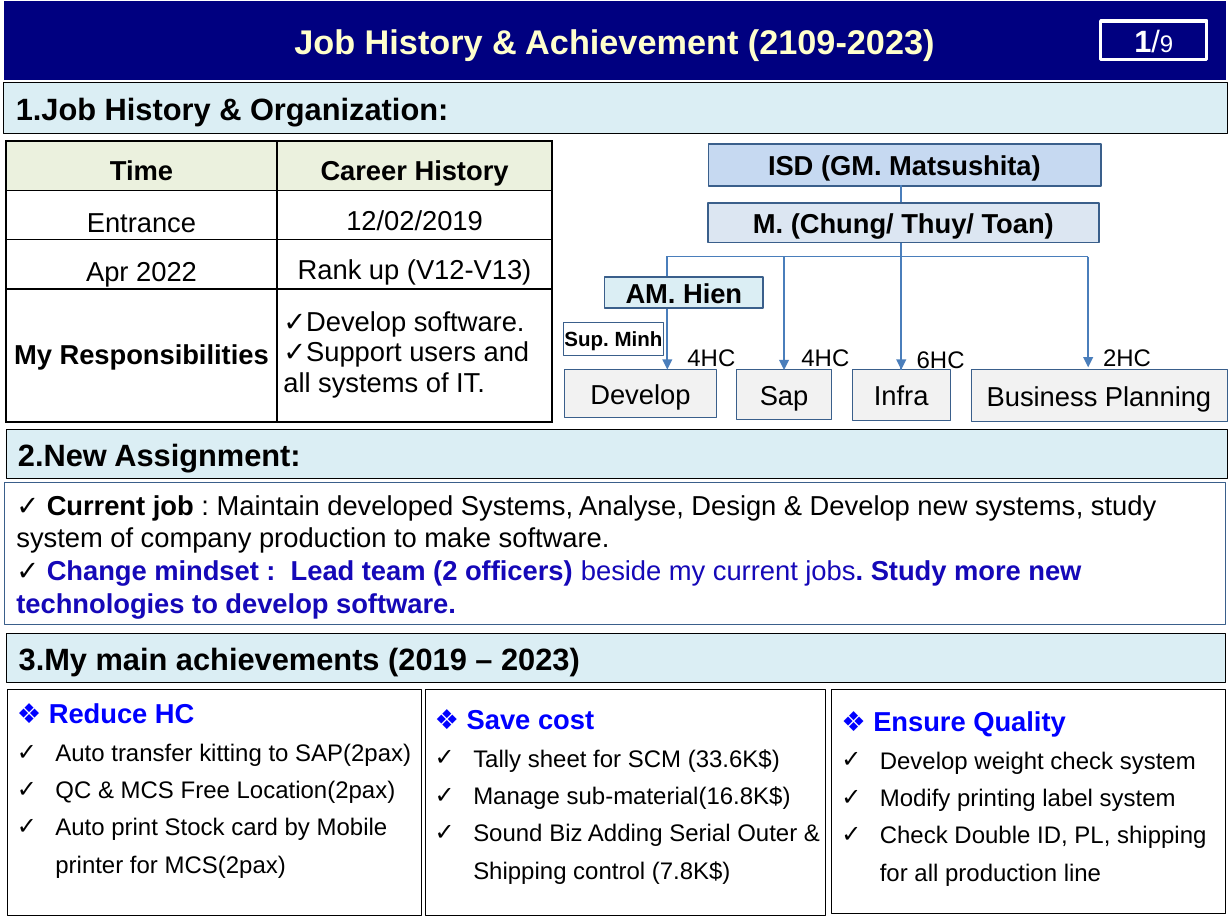
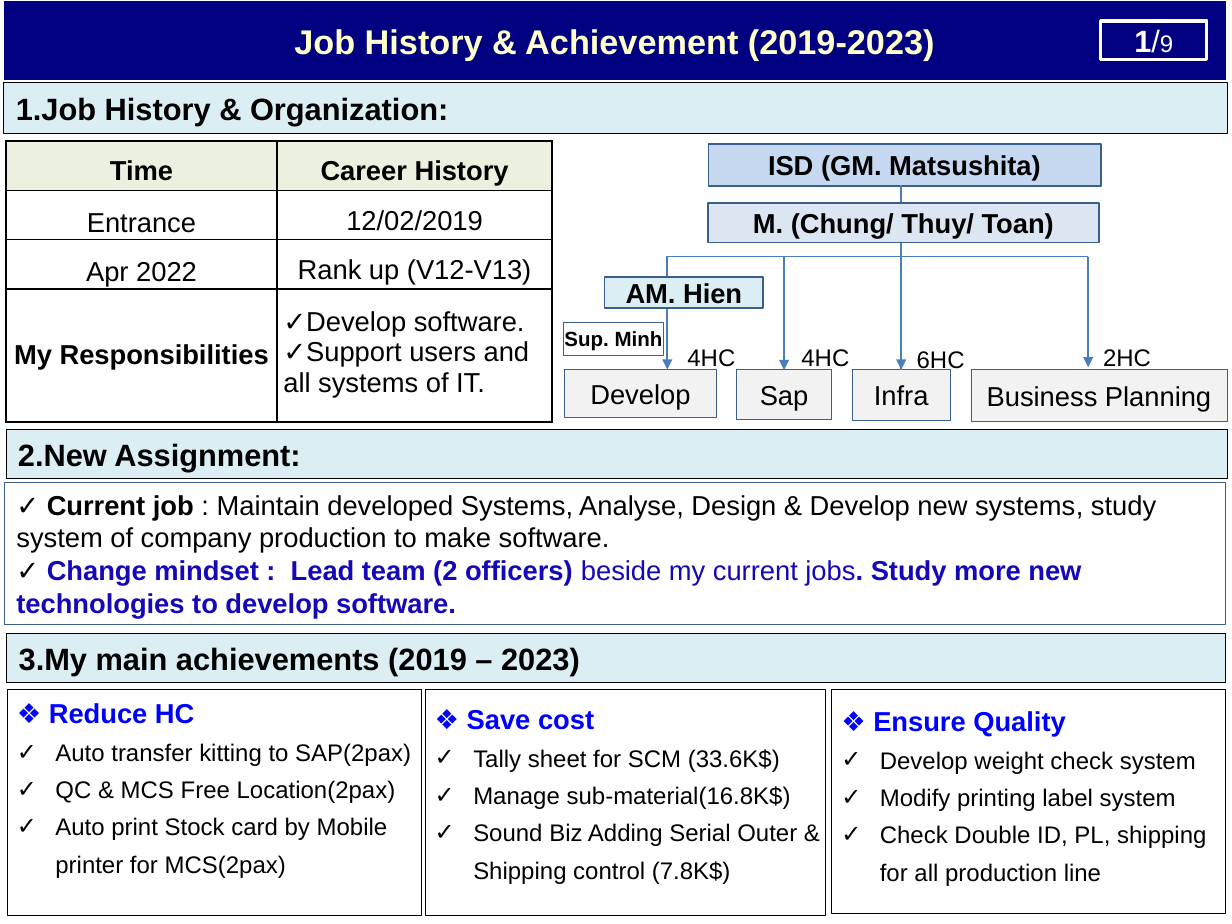
Before and after one commit to thietbicongnghevietnam/ReportPSNV, a slide deck: slide 2 of Report_Nguyen Nhu Minh.pptx. Drawn at 1232x924 pixels with LibreOffice and Linux fonts; fonts in the diff are those of the drawing. Boxes give left, top, right and bottom in pixels: in the first picture for what was removed or moved away, otherwise in the second. Text is boxed around its words. In the diff, an @@ line names an element or a change of style, - is before the commit and + after.

```diff
--- a/Report_Nguyen Nhu Minh.pptx
+++ b/Report_Nguyen Nhu Minh.pptx
@@ text in rectangle at [294,29,935,60]: text changed @@
-Job History & Achievement (2109-2023)
+Job History & Achievement (2019-2023)
```
Also in this commit, not shown: 2 other slides changed, 1 other file.
